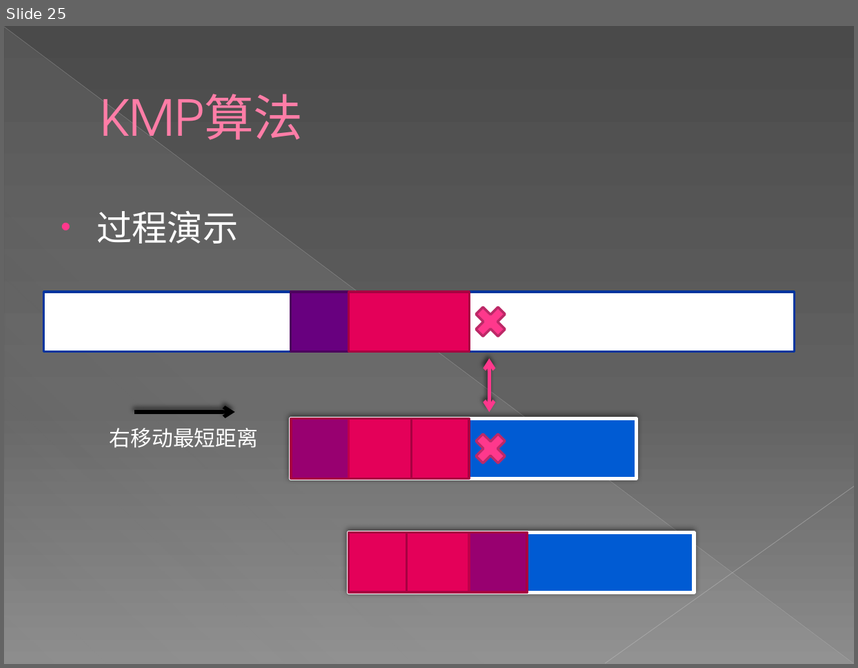
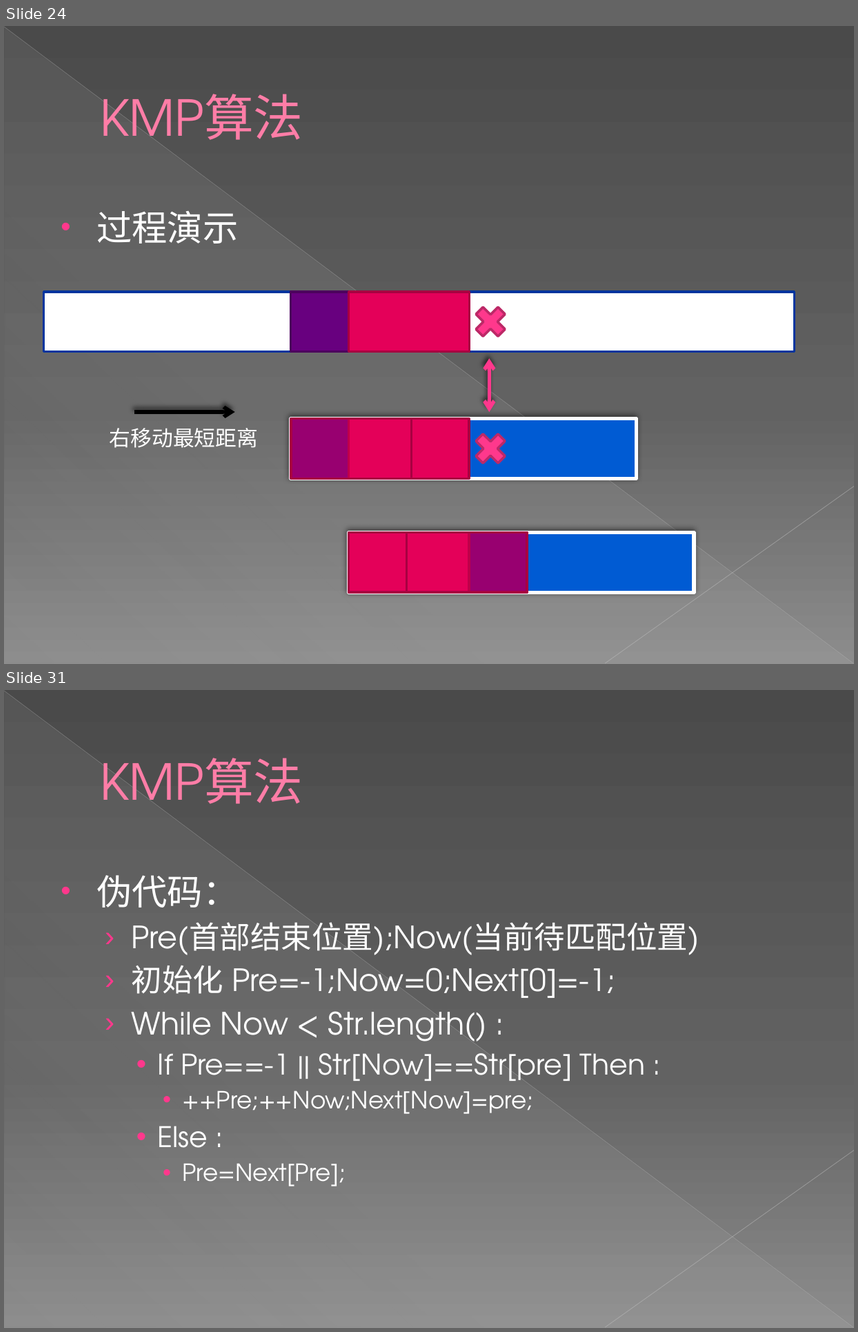
Before and after one commit to Eriri/Acm_Standard_Algorithm_Repository, a slide deck: 新建 Microsoft PowerPoint 演示文稿 (2).pptx. Shown one above the other, each under a label of ours: slide 25 before the commit, slides 24 and 31 after it; the slides between them are not shown. The pictures are 858x668 and 858x1332 pixels, drawn with LibreOffice and Linux fonts; fonts in the diff are those of the drawing. Boxes give left, top, right and bottom in pixels: in the first picture for what was removed or moved away, otherwise in the second. Text is boxed around its words. In the diff, an @@ line names an element or a change of style, - is before the commit and + after.

```diff
--- a/新建 Microsoft PowerPoint 演示文稿 (2).pptx
+++ b/新建 Microsoft PowerPoint 演示文稿 (2).pptx
@@ slide 31 added at [4,690,854,1328], background gradient #4A4A4A to #626262 to #8C8C8C; not listed: 3 template elements that a slide beside it also shows @@
@@ title added at [100,758,303,804], 42 pt, text #FF7DA7 @@
+KMP算法
@@ text added at [96,875,700,1186], 26 pt, text #FFFFFF @@
+• 伪代码：
+  › Pre(首部结束位置);Now(当前待匹配位置)
+  › 初始化 Pre=-1;Now=0;Next[0]=-1;
+  › While Now < Str.length() :
+    • If Pre==-1 || Str[Now]==Str[pre] Then :
+      • ++Pre;++Now;Next[Now]=pre;
+    • Else :
+      • Pre=Next[Pre];
@@ what was slide 25 is now slide 24 @@
```
Also in this commit, not shown: 3 slides changed, 20 other slides added, 5 slides removed.
